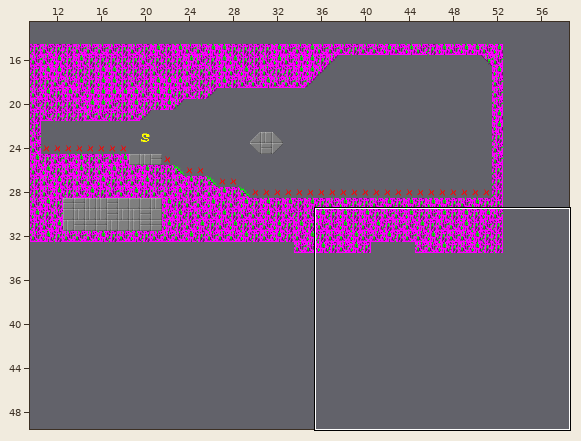
Level history. Tiled map: ld34-weshgrow/data/testmap.tmx. Above: a wide view before the commit, with the close-up outlined.
Close-up. First the earlier version:
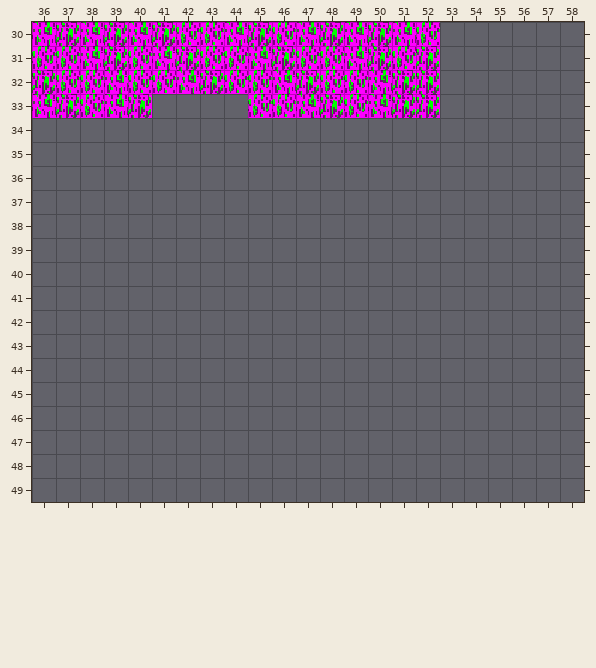
Cells are 16x16 px. Shown: x 36..58, y 30..49. The commit also changed other parts of the map, which this record leaves out. The old version is drawn lined up with the new one.
After:
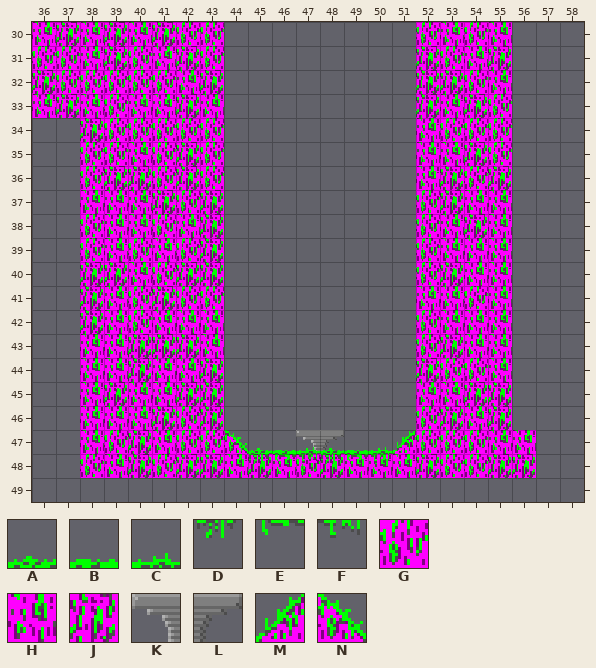
Key: from "tiles": A 69, B 70, C 71, D 133, E 134, F 135, G 192, H 193, J 194, K 199, L 201, M 256, N 320.
_ is an empty cell.
Tiles of an added or newly shown layer are drawn over the layers below it.
Message: weshgrow: do not fill the main collision map with decoration tiles.
Edits made:
everything moved by +10,+15 cells (the old picture is shown already moved)
Layer "Tile Layer 1":
y 30: x 44..51 HJGHJHJH -> ________; x 53..55 ___ -> HGH
y 31: x 44..51 GHJGGHJG -> ________; x 53..55 ___ -> GHJ
y 32: x 39 H -> G; x 44..51 GGHJGGHJ -> ________; x 53..55 ___ -> JGH
y 33: x 38..43 GHJ___ -> HGHHJH; x 45..51 GGHJGHJ -> _______; x 53..55 ___ -> HJG
y 34: x 38..43 ______ -> JGGGGG; x 52..55 ____ -> HGGG
y 35: x 38..43 ______ -> GGHGJG; x 52..55 ____ -> HHJG
y 36: x 38..43 ______ -> GJJGJG; x 52..55 ____ -> HJGJ
y 37: x 38..43 ______ -> HHHJGJ; x 52..55 ____ -> GJHH
y 38: x 38..43 ______ -> GHHGHJ; x 52..55 ____ -> GHJH
y 39: x 38..43 ______ -> GHGHGJ; x 52..55 ____ -> GHHH
y 40: x 38..43 ______ -> JJHGJJ; x 52..55 ____ -> GJHH
y 41: x 38..43 ______ -> JHGJGG; x 52..55 ____ -> HHGH
y 42: x 38..43 ______ -> JHGHHH; x 52..55 ____ -> GHHH
y 43: x 38..43 ______ -> HHJJJH; x 52..55 ____ -> GJHH
y 44: x 38..43 ______ -> HHJHHJ; x 52..55 ____ -> JGGH
y 45: x 38..43 ______ -> HJHHJJ; x 52..55 ____ -> HHJJ
y 46: x 38..43 ______ -> HHHJGJ; x 52..55 ____ -> GJHJ
y 47: x 38..44 _______ -> HGJHGGN; x 47..48 __ -> KL; x 51..56 ______ -> MGGGHH
y 48: x 38..56 ___________________ -> GHJGJJHJHGJHHHJGGJJ
Layer "Decorations" (added):
y 47: x 45..50 ______ -> ABCABC
y 48: x 45..50 ______ -> DEFDEF
